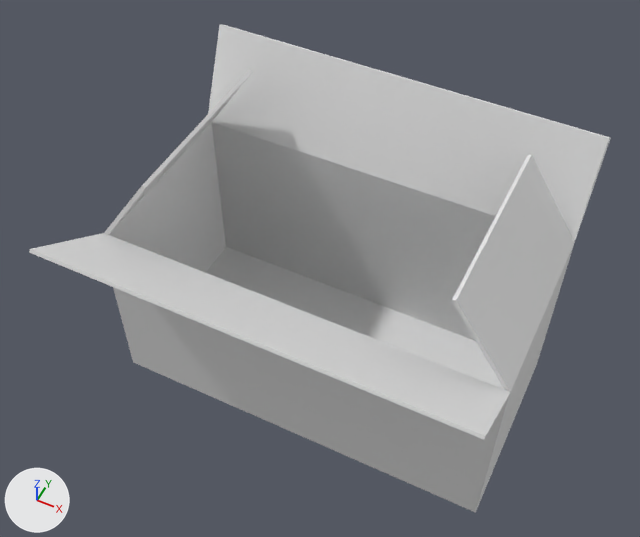
An edit to the Blender file assets/models/Cajas_jornada7/CajaProveedor.blend, drawn before and after from the same camera.
Before and after are seen from a 50 mm camera at (2.44, -5.26, 7.04) aimed at (-0.14, -0.1, 0.6). Every picture has the same lights, and +X, +Y and +Z are marked at lower left. The first picture is the older version.

Before the edit, the objects in view are built like this:
```python
ob_cajaproveedor = bpy.data.objects.new('CajaProveedor', me_cube_001)
ob_cajaproveedor.location = (0.0, 0.0, 0.0)
ob_cajaproveedor.rotation_euler = (1.571, 0.0, 0.0)  # degrees (90, 0, 0)
ob_cajaproveedor_001 = bpy.data.objects.new('CajaProveedor.001', me_cube_002)
ob_cajaproveedor_001.location = (0.0, 0.0, 0.0)
ob_cajaproveedor_001.rotation_euler = (1.571, 0.0, 0.0)  # degrees (90, 0, 0)
ob_cajaproveedor_002 = bpy.data.objects.new('CajaProveedor.002', me_cube_003)
ob_cajaproveedor_002.location = (0.0, 0.0, 0.0)
ob_cajaproveedor_002.rotation_euler = (1.571, 0.0, 0.0)  # degrees (90, 0, 0)
ob_cajaproveedor_003 = bpy.data.objects.new('CajaProveedor.003', me_cube_004)
ob_cajaproveedor_003.location = (0.0, 0.0, 0.0)
ob_cajaproveedor_003.rotation_euler = (1.571, 0.0, 0.0)  # degrees (90, 0, 0)
ob_cajaproveedor_004 = bpy.data.objects.new('CajaProveedor.004', me_cube_005)
ob_cajaproveedor_004.location = (0.0, 0.0, 0.0)
ob_cajaproveedor_004.rotation_euler = (1.571, 0.0, 0.0)  # degrees (90, 0, 0)
```
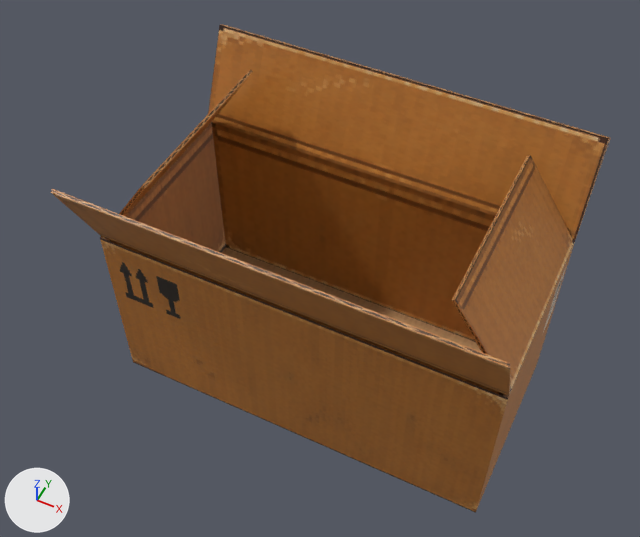
What differs and where, as boxes [x1, y1, x2, y2] in the pictures (640 x 537 px):
'CajaProveedor', surface changed (white to brown): [113, 122, 575, 513] in both
'CajaProveedor.002', surface changed, modifiers changed (white to brown, 39% wider, 70% taller): before [208, 24, 611, 242]; after [51, 24, 611, 396]
'CajaProveedor.003', deleted: before [29, 233, 510, 440]
'CajaProveedor.004', surface changed: [119, 70, 252, 216] in both
'CajaProveedor.001', deleted: before [452, 155, 574, 392]
part 1 of me_cube_001, surface changed (grey to brown): before [109, 122, 575, 513]; after [100, 122, 575, 513]
part 3 of me_cube_005, surface changed: before [104, 70, 252, 235]; after [119, 70, 574, 390]

Diff of the bpy script that builds the scene:
```diff
--- a/assets/models/Cajas_jornada7/CajaProveedor.blend.py
+++ b/assets/models/Cajas_jornada7/CajaProveedor.blend.py
@@ img_caja_proveedor_uvs_png @@
+img_caja_proveedor_uvs_png = load_image('caja proveedor uvs.png', 'Texturas caja proveedor/caja proveedor uvs.png', 1254, 1254, 'sRGB')
@@ mat_material_001 @@
 n0 = _N.new('ShaderNodeBsdfPrincipled'); n0.name = 'Principled BSDF'
 n1 = _N.new('ShaderNodeOutputMaterial'); n1.name = 'Material Output'
+n2 = _N.new('ShaderNodeTexImage'); n2.name = 'Image Texture'
+n2.image = img_caja_proveedor_uvs_png
+n2.interpolation = 'Closest'
+n3 = _N.new('ShaderNodeMapping'); n3.name = 'Mapping'
+n4 = _N.new('ShaderNodeTexCoord'); n4.name = 'Texture Coordinate'
 _L.new(n0.outputs[0], n1.inputs[0])  # 'BSDF' to 'Surface'
+_L.new(n2.outputs[0], n0.inputs[0])  # 'Color' to 'Base Color'
+_L.new(n3.outputs[0], n2.inputs[0])  # 'Vector' to 'Vector'
+_L.new(n4.outputs[2], n3.inputs[0])  # 'UV' to 'Vector'
@@ me_cube_001 @@
 me_cube_001.from_pydata(...)  # 16 vertices, 10 faces; spans x -2.01..2.01, y -1.0..1.0, z -0.98..1.0
 # used by ob_cajaproveedor; location = (0.0, 0.0, 0.0); rotation_euler = (1.571, 0.0, 0.0), in degrees (90, 0, 0)
+# me_cube_001 part 1: texture (UV) coordinates of 10 of 10 faces, centred in x -2.01..2.01, y -1.0..0.03, z -0.98..1.0, changed; they spanned u 0.12..0.88, v 0.0..1.0 and now span u 0.01..0.99, v 0.18..0.99
 me_cube_001.materials.append(mat_material_001)
@@ me_cube_003 @@
 me_cube_003.from_pydata(...)  # 8 vertices, 6 faces; spans x -2.02..2.01, y 1.0..1.93, z -1.4..-0.93
 # used by ob_cajaproveedor_002; location = (0.0, 0.0, 0.0); rotation_euler = (1.571, 0.0, 0.0), in degrees (90, 0, 0)
+# me_cube_003 part 2: texture (UV) coordinates of 5 of 6 faces, centred in x -2.01..2.0, y 1.46..1.92, z -1.38..-1.15, changed; they spanned u 0.12..0.88, v 0.0..1.0 and now span u 0.01..0.74, v 0.02..0.29
 me_cube_003.materials.append(mat_material_001)
@@ me_cube_005 @@
 me_cube_005.from_pydata(...)  # 8 vertices, 6 faces; spans x -2.01..-1.4, y 1.0..1.85, z -0.94..0.93
 # used by ob_cajaproveedor_004; location = (0.0, 0.0, 0.0); rotation_euler = (1.571, 0.0, 0.0), in degrees (90, 0, 0)
+# me_cube_005 part 3: texture (UV) coordinates of 5 of 6 faces, centred in x -1.72..-1.41, y 1.41..1.84, z -0.94..0.93, changed; they spanned u 0.12..0.88, v 0.25..1.0 and now span u 0.01..0.74, v 0.02..0.29
 me_cube_005.materials.append(mat_material_001)
@@ ob_cajaproveedor_001 @@
-ob_cajaproveedor_001 = bpy.data.objects.new('CajaProveedor.001', me_cube_002)
-ob_cajaproveedor_001.location = (0.0, 0.0, 0.0)
-ob_cajaproveedor_001.rotation_euler = (1.571, 0.0, 0.0)  # degrees (90, 0, 0)
@@ ob_cajaproveedor_002 @@
 ob_cajaproveedor_002.rotation_euler = (1.571, 0.0, 0.0)  # degrees (90, 0, 0)
+_m = ob_cajaproveedor_002.modifiers.new('Mirror', 'MIRROR')
+_m.use_axis = (False, False, True)
+_m.mirror_object = ob_cajaproveedor
@@ ob_cajaproveedor_003 @@
-ob_cajaproveedor_003 = bpy.data.objects.new('CajaProveedor.003', me_cube_004)
-ob_cajaproveedor_003.location = (0.0, 0.0, 0.0)
-ob_cajaproveedor_003.rotation_euler = (1.571, 0.0, 0.0)  # degrees (90, 0, 0)
@@ ob_cajaproveedor_004 @@
 ob_cajaproveedor_004.rotation_euler = (1.571, 0.0, 0.0)  # degrees (90, 0, 0)
+_m = ob_cajaproveedor_004.modifiers.new('Mirror', 'MIRROR')
```
